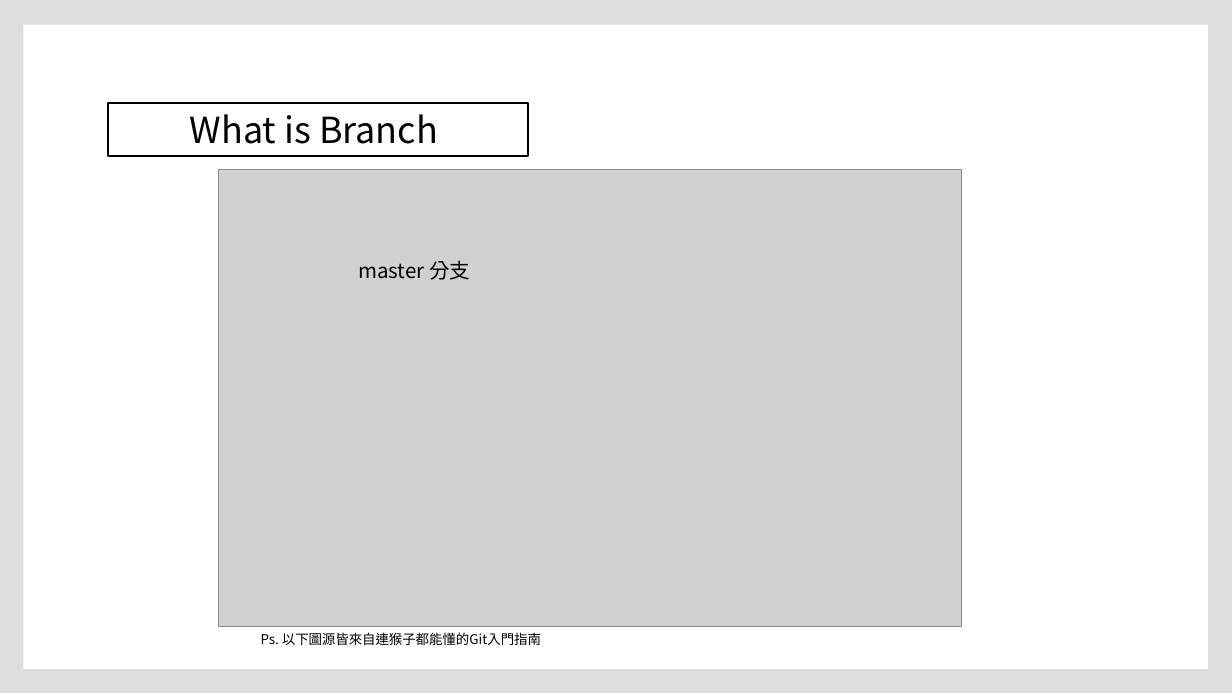
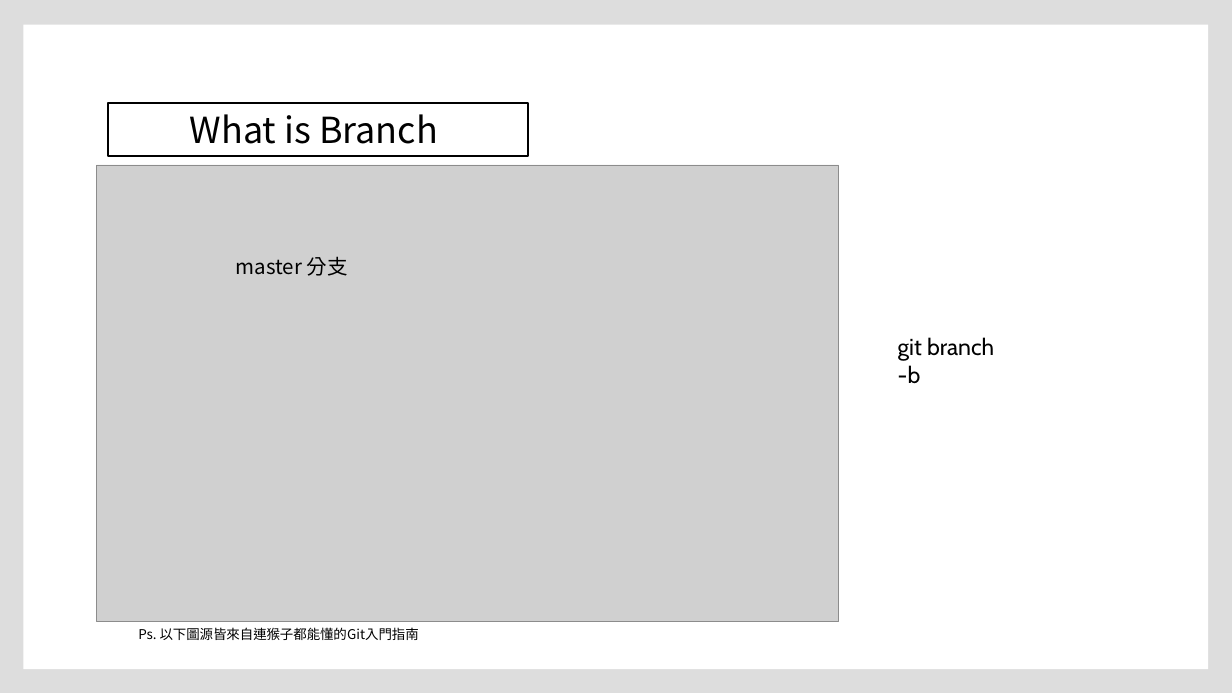
Before and after one commit to xiaoClassmate/git-practice, a slide deck: slide 14 of Git_tutorial.pptx. Drawn at 1232x693 pixels with LibreOffice and Linux fonts; fonts in the diff are those of the drawing; grey boxes stand for pictures. Boxes give left, top, right and bottom in pixels: in the first picture for what was removed or moved away, otherwise in the second. Text is boxed around its words. In the diff, an @@ line names an element or a change of style, - is before the commit and + after.

```diff
--- a/Git_tutorial.pptx
+++ b/Git_tutorial.pptx
@@ picture: place and size @@
-picture at [219,169,961,626]
+picture at [97,165,839,622]
@@ text "master 分支": place and size @@
-text "master 分支" at [358,260,470,280]
+text "master 分支" at [236,256,348,276]
@@ text added at [898,337,994,384], 18 pt, text #000000 @@
+git branch -b
@@ text "Ps. 以下圖源皆來自連猴子都能懂的Git入門指南": place and size @@
-text "Ps. 以下圖源皆來自連猴子都能懂的Git入門指南" at [261,632,541,645]
+text "Ps. 以下圖源皆來自連猴子都能懂的Git入門指南" at [138,627,419,640]
```
Also in this commit, not shown: 3 other slides changed.
